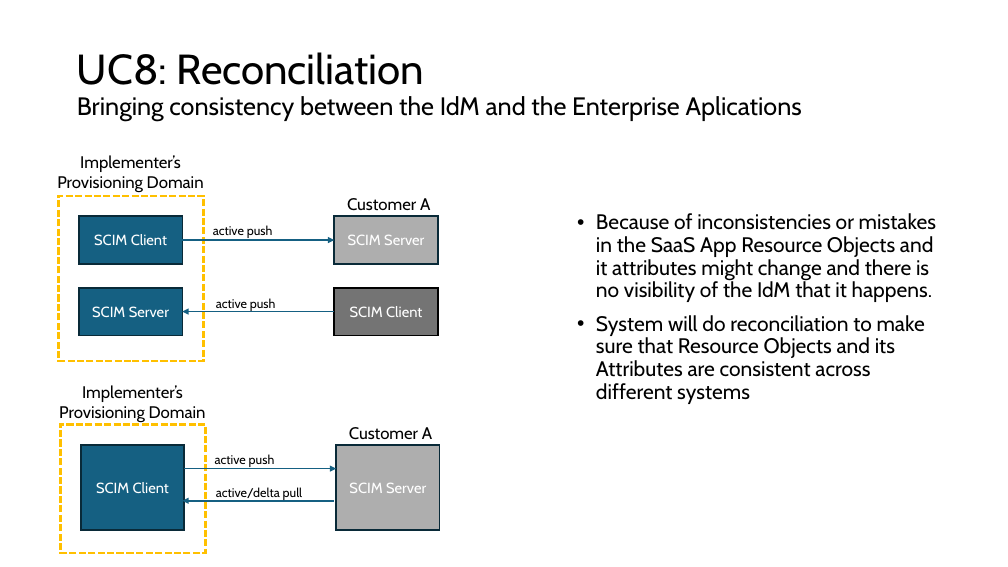
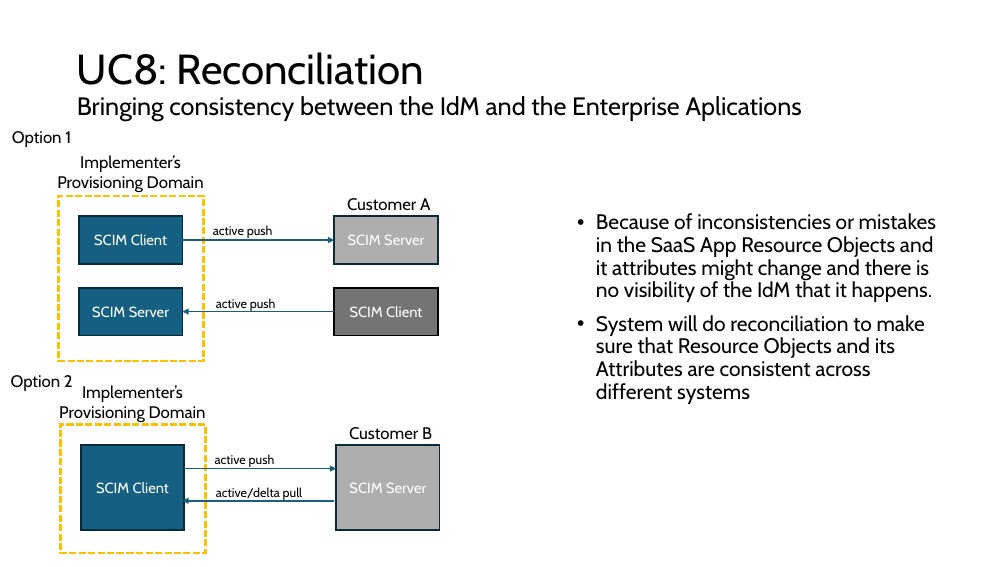
Before and after one commit to pamelatech/scim-use-case-revamp, a slide deck: slide 36 of Use Cases 29 Mar 2024.pptx (slide 35 before the commit). Drawn at 1008x567 pixels with LibreOffice and Linux fonts; fonts in the diff are those of the drawing. Boxes give left, top, right and bottom in pixels: in the first picture for what was removed or moved away, otherwise in the second. Text is boxed around its words. In the diff, an @@ line names an element or a change of style, - is before the commit and + after.

```diff
--- a/Use Cases 29 Mar 2024.pptx
+++ b/Use Cases 29 Mar 2024.pptx
@@ text added at <box>12,131,71,147</box>, 16 pt, text #000000 @@
+Option 1
@@ text added at <box>11,375,73,391</box>, 16 pt, text #000000 @@
+Option 2
@@ text at <box>349,427,432,440</box>: text changed @@
-Customer A
+Customer B
```
Also in this commit, not shown: 1 other slide changed, 2 slides added, 2 slides removed.
